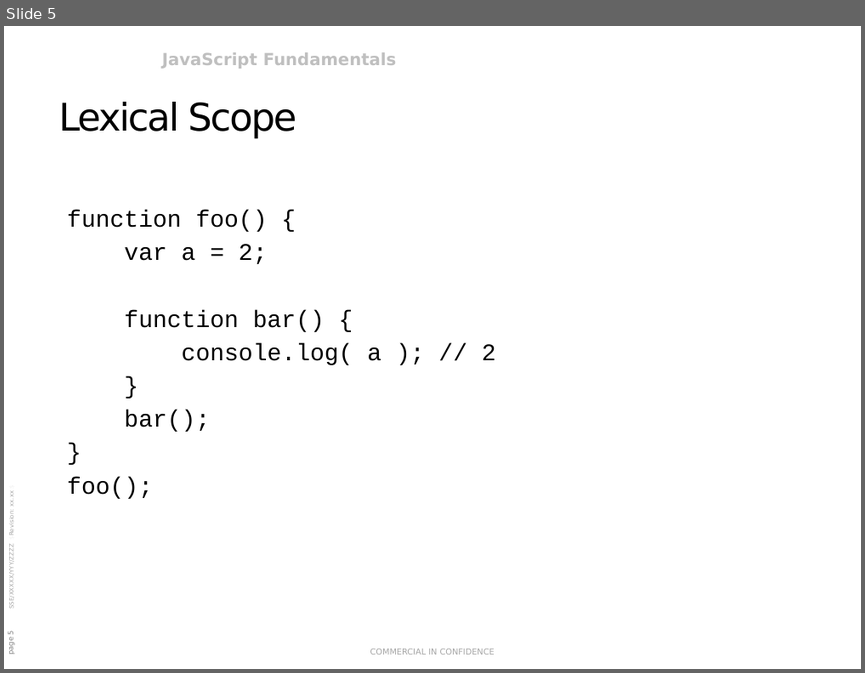
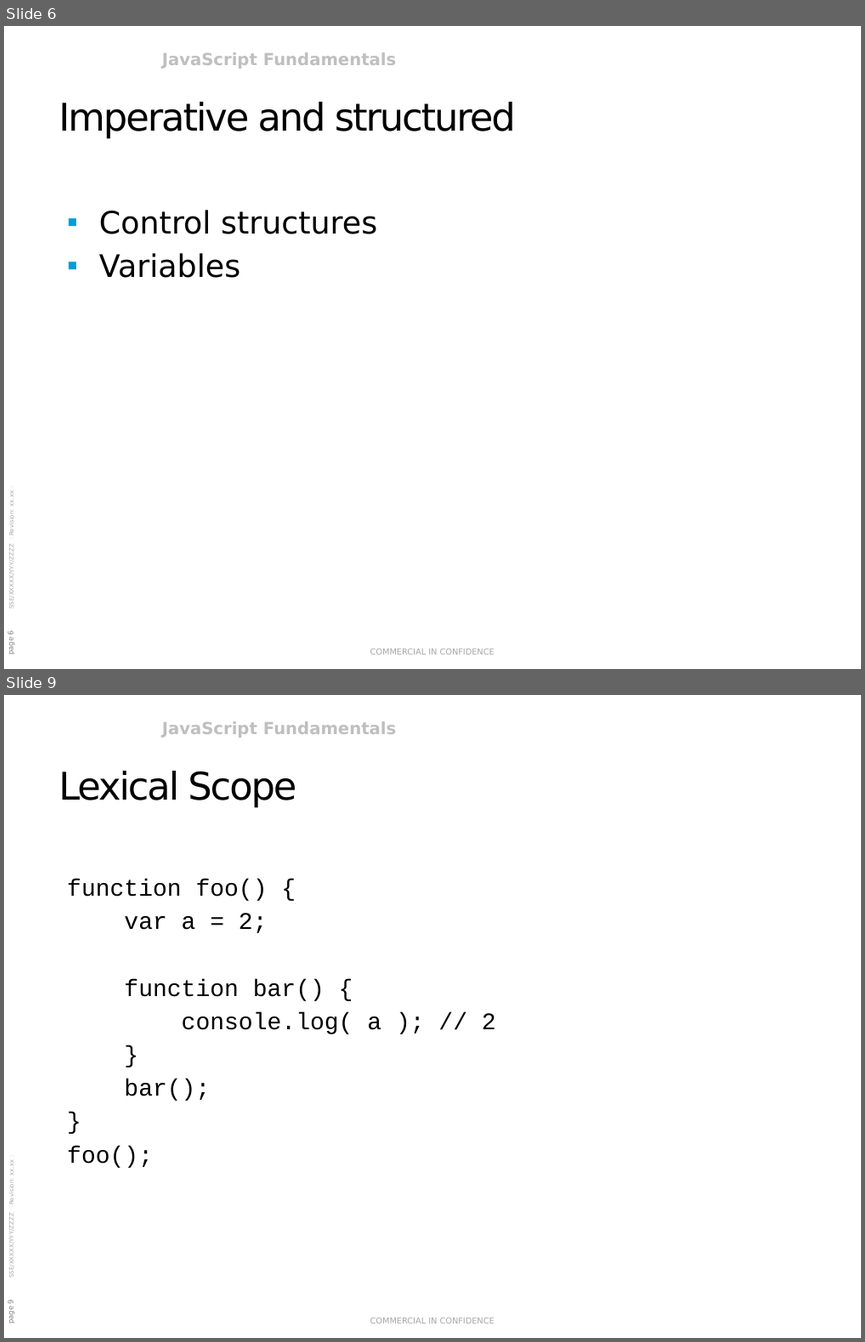
Before and after one commit to rasmusvhansen/javascript-course, a slide deck: JavaScript Fundamentals.pptx. Shown one above the other, each under a label of ours: slide 5 before the commit, slides 6 and 9 after it; the slides between them are not shown. The pictures are 865x673 and 865x1342 pixels, drawn with LibreOffice and Linux fonts; fonts in the diff are those of the drawing; background and template pictures are left out. Boxes give left, top, right and bottom in pixels: in the first picture for what was removed or moved away, otherwise in the second. Text is boxed around its words. In the diff, an @@ line names an element or a change of style, - is before the commit and + after.

```diff
--- a/JavaScript Fundamentals.pptx
+++ b/JavaScript Fundamentals.pptx
@@ slide 6 added at [4, 26, 861, 669], background #FFFFFF; not listed: 4 template elements that a slide beside it also shows @@
@@ title added at [58, 102, 516, 139], 32 pt, text #000000 @@
+Imperative and structured
@@ text added at [99, 210, 377, 278], 26 pt, text #000000 @@
+▪ Control structures
+▪ Variables
@@ what was slide 5 is now slide 9 @@
```
Also in this commit, not shown: 4 slides changed, 11 other slides added, 26 other files.
